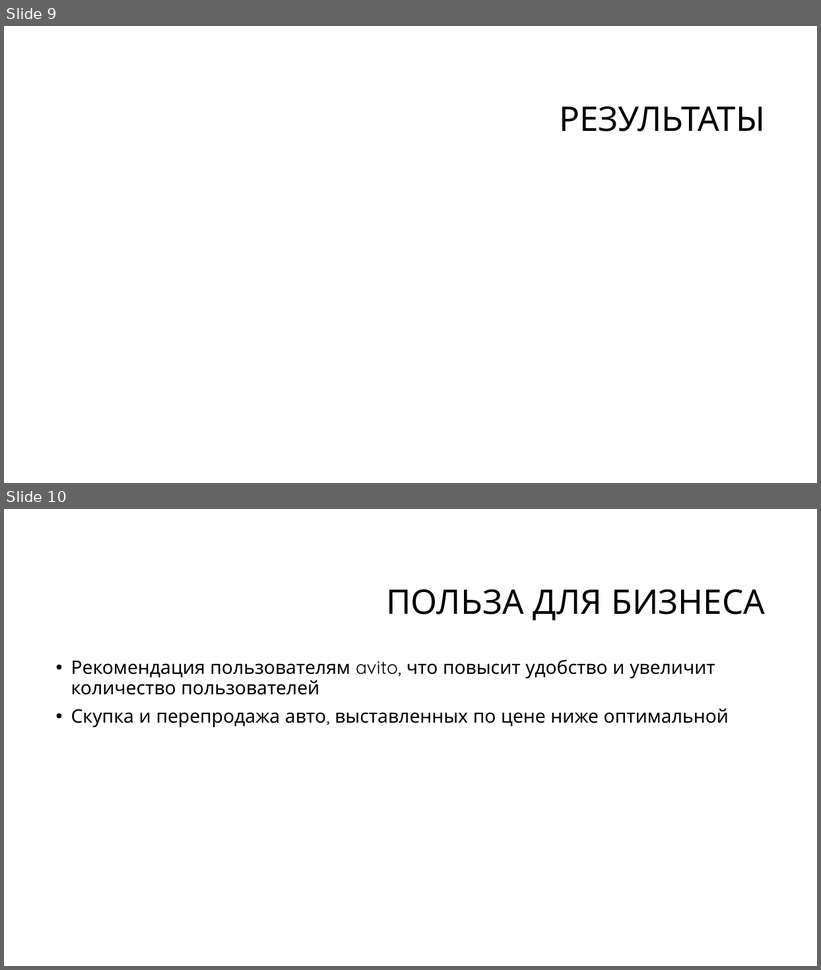
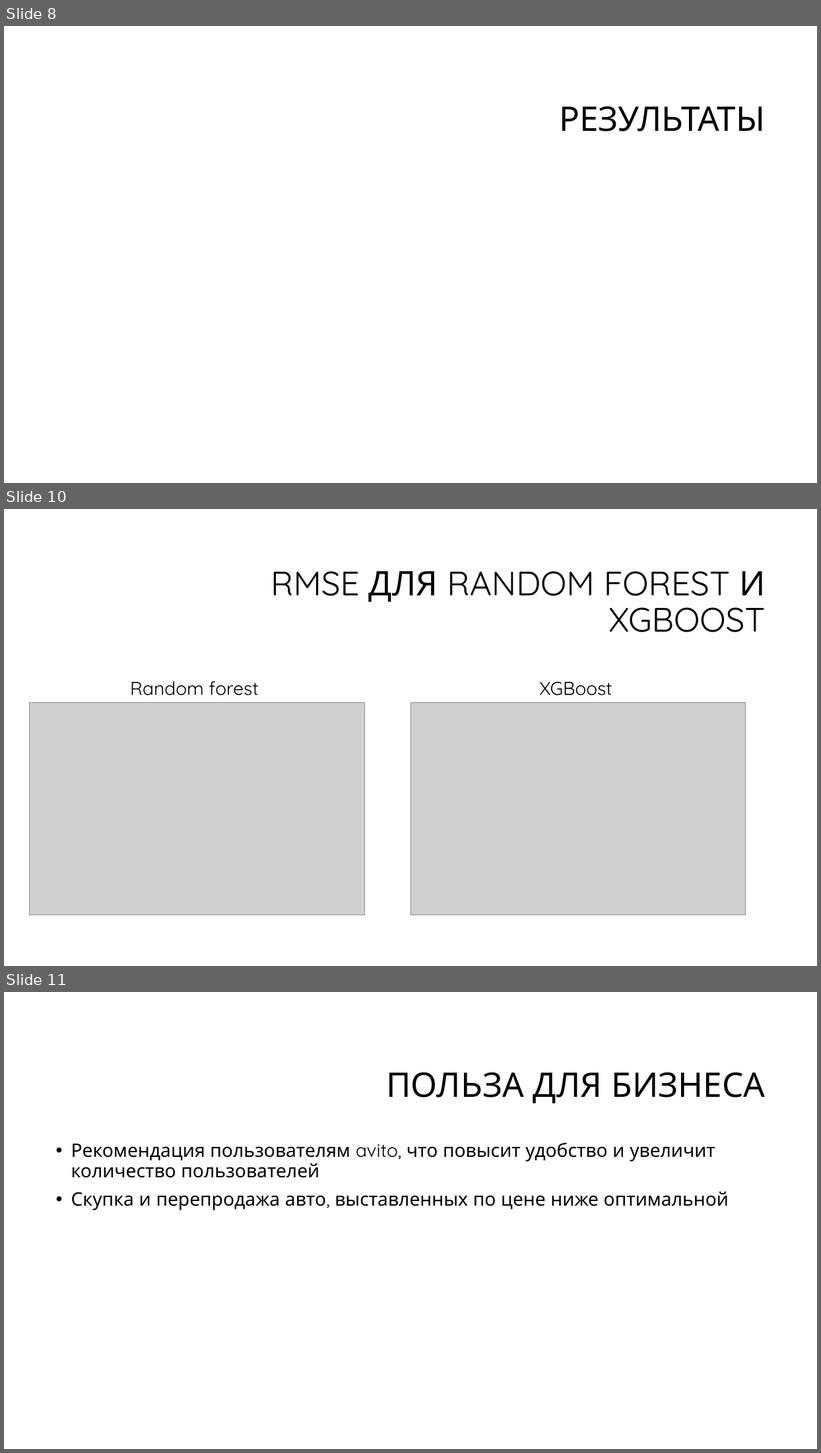
Before and after one commit to krabchuk/technosphere_bigdata_project, a slide deck: Предсказание цены автомобиля.pptx. Shown one above the other, each under a label of ours: slides 9 and 10 before the commit, slides 8, 10 and 11 after it; the slides between them are not shown. The pictures are 821x970 and 821x1453 pixels, drawn with LibreOffice and Linux fonts; fonts in the diff are those of the drawing; grey boxes stand for pictures; background and template pictures are left out. Boxes give left, top, right and bottom in pixels: in the first picture for what was removed or moved away, otherwise in the second. Text is boxed around its words. In the diff, an @@ line names an element or a change of style, - is before the commit and + after.

```diff
--- a/Предсказание цены автомобиля.pptx
+++ b/Предсказание цены автомобиля.pptx
@@ slide 10 added at <box>4,509,817,966</box>, background #FFFFFF @@
@@ title added at <box>271,571,765,632</box>, 40 pt, text #000000 @@
+RMSE ДЛЯ RANDOM FOREST И XGBOOST
@@ text added at <box>130,681,258,696</box>, 22 pt, text #000000 @@
+Random forest
@@ text added at <box>539,682,612,696</box>, 22 pt, text #000000 @@
+XGBoost
@@ picture added at <box>30,703,364,916</box> @@
@@ picture added at <box>411,703,746,916</box> @@
@@ what was slide 9 is now slide 8 @@
@@ what was slide 10 is now slide 11 @@
```
Also in this commit, not shown: 1 other slide added, 1 slide removed.
